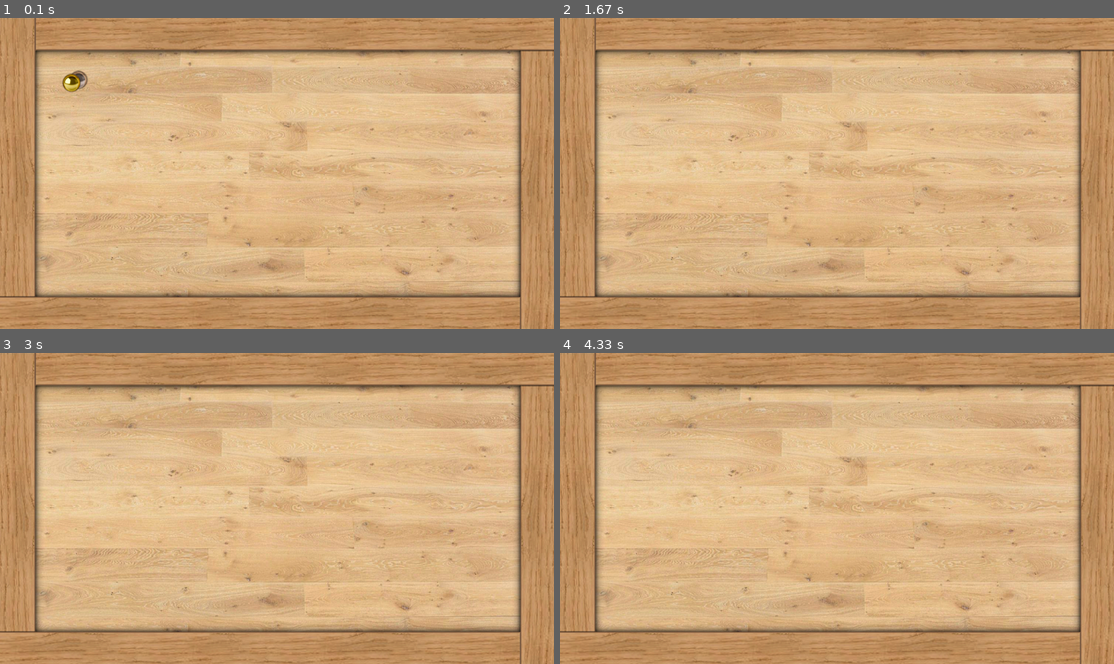
Above: before the commit, frames 1-4 (two rows, left to right).
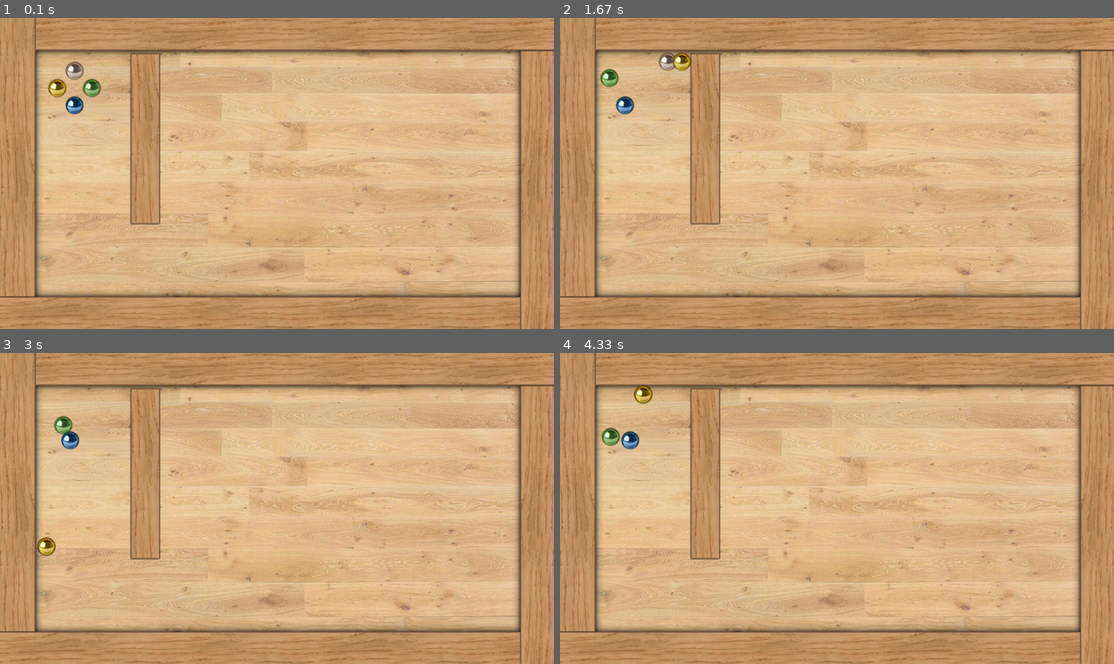
Above: after the commit, the same moments.

Repository: SavrajSian/FPGA-Maze-Game
Game: pygame game, started from pygame_test.py
Two runs of this game, one before a commit and one after it. Both use one fixed random seed, a clock stepped at 60 frames per second and the inputs below.
Inputs:
- Up to frame 1 (0.1 s): no input
- Up to frame 2 (1.67 s): hold Right 0.33-0.8 s; hold 1 0.83-1.13 s; hold Up 0.83-1.13 s; hold W 0.83-1.13 s; tap J at 0.9, 1.23, 1.57 s; tap I at 0.98 s; hold Up 1.17-1.47 s; hold W 1.17-1.47 s; tap K at 1.32 s; hold Right from 1.5 s (still down); hold D from 1.5 s (still down)
- Up to frame 3 (3 s): tap J at 1.87, 2.07, 2.37, 2.63, 2.97 s; release Right at 1.97 s; release D at 1.97 s; hold Left 2-2.53 s; hold A 2-2.53 s; tap I at 2.15 s; hold Down 2.57-2.87 s; hold S 2.57-2.87 s; tap K at 2.72 s; hold L from 2.9 s (still down); hold Left from 2.9 s (still down); hold A from 2.9 s (still down)
- Up to frame 4 (4.33 s): tap J at 3.27, 3.4, 3.7, 3.83, 4.23 s; release L at 3.3 s; release Left at 3.3 s; release A at 3.3 s; hold Left 3.33-3.73 s; hold A 3.33-3.73 s; tap I at 3.48 s; hold Up 3.77-4.13 s; hold W 3.77-4.13 s; tap K at 3.92 s; hold Right from 4.17 s (still down); hold D from 4.17 s (still down)

The runs differ from the first frame. In frame 1, 3.7% of the frame differs, in the area x 8-29%, y 11-67%; in frame 2, 3.5%; in frame 3, 3.4%; in frame 4, 3.4%.

Commit message:
boundaries began

Diff:
--- a/pygame_test.py
+++ b/pygame_test.py
@@ -1,30 +1,40 @@
-import pygame, random
+import pygame, random, math
 import numpy as np
 
 pygame.init()
 
 screen = pygame.display.set_mode((1280,720))
-pygame.display.set_caption("Tilt Labyrinth")
+pygame.display.set_caption("Tilt Labyrinth")#################
 
 bg = pygame.image.load("assets/bg.png")
 frame_shadow = pygame.image.load("assets/frame_shadow.png")
 frame = pygame.image.load("assets/frame.png")
 
-ball_sprites = [pygame.image.load("assets/ball.png"), pygame.image.load("assets/ball_y.png"),
+ball_images = [pygame.image.load("assets/ball.png"), pygame.image.load("assets/ball_y.png"),
 				pygame.image.load("assets/ball_g.png"), pygame.image.load("assets/ball_b.png")]
 
+ball_initial_pos = [[150, 100], [110, 140], [190, 140], [150, 180]]  #[X, Y]
+
 balls = [None, None, None, None]
 
 friction = 0.95
+restitution = 0.7
 dt = 0.001
 
 class Ball:
-	def __init__ (self):
+	def __init__ (self, ID):
+		self.ID = ID
 		self.acc = [0, 0]
 		self.vel = [0, 0]
-		self.pos = [random.randint(110, 130), random.randint(140, 160)]
+		self.pos = ball_initial_pos[ID]
 		self.damping = 500
-		self.sprite = ball_sprites[active_balls]
+		self.image = ball_images[ID]
+		self.rect = self.image.get_rect()
+		self.size = 40
+		self.halfsize = 20
+
+	def get_centre (self):
+		return [self.pos[0] + self.rect.center[0], self.pos[1] + self.rect.center[1]] #centre on global coords
 
 	def motion_calc (self, dt):
 		ball.vel[0] += self.acc[0]*dt/self.damping	#v = u + at
@@ -35,6 +45,77 @@
 
 		ball.pos[0] += self.vel[0]*dt
 		ball.pos[1] += self.vel[1]*dt
+
+	def frame_collision (self):
+		if self.get_centre()[0] - self.rect.center[0] < 82:		#left hitbox
+			self.pos[0] = 82
+			self.vel[0] = -self.vel[0]*restitution
+		if self.get_centre()[0] + self.rect.center[0] > 1200:	#right hitbox
+			self.pos[0] = 1157
+			self.vel[0] = -self.vel[0]*restitution
+		if self.get_centre()[1] - self.rect.center[1] < 74:		#up hitbox
+			self.pos[1] = 74
+			self.vel[1] = -self.vel[1]*restitution
+		if self.get_centre()[1] + self.rect.center[1] > 645:	#down hitbox
+			self.pos[1] = 602
+			self.vel[1] = -self.vel[1]*restitution
+
+	def block_collision (self):
+		for block in active_level.blocks:
+			if (self.get_centre()[0] + self.halfsize > block.pos[0]) and\
+			   (self.get_centre()[0] - self.halfsize < block.pos[0] + block.rect.center[0]) and\
+			   (self.get_centre()[1] + self.halfsize > block.pos[1] + 8) and\
+			   (self.get_centre()[1] - self.halfsize < block.pos[1] + block.rect.bottom - 8):	#left hitbox
+				self.pos[0] = block.pos[0] - self.size - 1
+				self.vel[0] = -self.vel[0]*restitution
+			if (self.get_centre()[0] - self.halfsize < block.pos[0] + block.rect.right) and\
+			   (self.get_centre()[0] + self.halfsize > block.pos[0] + block.rect.center[0]) and\
+			   (self.get_centre()[1] + self.halfsize > block.pos[1] + 8) and\
+			   (self.get_centre()[1] - self.halfsize < block.pos[1] + block.rect.bottom - 8):	#right hitbox
+				self.pos[0] = block.pos[0] + block.rect.right - 3
+				self.vel[0] = -self.vel[0]*restitution
+			if (self.get_centre()[0] + self.halfsize > block.pos[0] + 8) and\
+			   (self.get_centre()[0] - self.halfsize < block.pos[0] + block.rect.right - 8) and\
+			   (self.get_centre()[1] + self.halfsize > block.pos[1]) and\
+			   (self.get_centre()[1] - self.halfsize < block.pos[1] + block.rect.center[1]):	#up hitbox
+				self.pos[1] = block.pos[1] - 1
+				self.vel[1] = -self.vel[1]*restitution
+			if (self.get_centre()[0] + self.halfsize > block.pos[0] + 8) and\
+			   (self.get_centre()[0] - self.halfsize < block.pos[0] + block.rect.right - 8) and\
+			   (self.get_centre()[1] + self.halfsize > block.pos[1] + block.rect.center[1]) and\
+			   (self.get_centre()[1] - self.halfsize < block.pos[1] + block.rect.bottom):	#down hitbox
+				self.pos[1] = block.pos[1] + block.rect.bottom - 3
+				self.vel[1] = -self.vel[1]*restitution
+
+	# def ball_collision (self):
+	# 	for ball in balls:
+	# 		if ball != None:
+	# 			if ball.ID != self.ID:
+	# 				np_self = np.asarray(self.get_centre())
+	# 				np_ball = np.asarray(ball.get_centre())
+	# 				line_of_impact = np_self - np_ball
+	# 				distance = np.linalg.norm(line_of_impact) #vector magnitude
+	# 				if distance < 42:	#2 radii
+	# 					cos_alpha = np.dot(line_of_impact, np.array([1, 0]))/	\
+	# 								(np.linalg.norm(line_of_impact)*np.linalg.norm(np.array([1, 0]))) #cosine similarity between line and +1 vector
+	# 					alpha = np.arccos(np.clip(cos_alpha, -1, 1)) #vector angle
+	# 					if np_self[1] > np_ball[1]:
+	# 						alpha = -alpha		#0→-π
+	# 					ball_impact_vel = np.linalg.norm(np.asarray(ball.vel)) #Swap velocities on relevant component (new axis)
+	# 					self_vel = np.linalg.norm(np.asarray(self.vel)) #preserved momentum on irrelevant axis
+	# 					if ball.vel != [0.0, 0.0]:
+	# 						cos_theta = np.dot(ball_impact_vel, np.array([1, 0]))/	\
+	# 									(np.linalg.norm(ball_impact_vel)*np.linalg.norm(np.array([1, 0]))) #cosine similarity between velocity and +1 vector
+	# 					else: cos_theta = 0
+	# 					theta = np.arccos(np.clip(cos_theta, -1, 1)) #vector angle
+	# 					if ball.vel[1] > 0:
+	# 						theta = -theta		#0→-π
+	# 					phi = alpha - theta 	#angle between relevant impact component and velocity
+	# 					impact_velocity_rel = ball_impact_vel*np.cos(phi)	#projection of velocity onto axis
+	# 					velocity_irrel = self_vel*np.cos(phi + math.pi/2)
+	# 					final_vel = impact_velocity_rel + velocity_irrel
+	# 					self.vel = [-final_vel*np.cos(alpha), -final_vel*np.sin(alpha)]		#return to global x, y components
+
 
 def hex_to_dec (hex):
 	d = int(hex, 16)
@@ -43,11 +124,29 @@
 	else:
 		return d - 4294967296 #hFFFFFFFF+1
 
+class Level:
+	def __init__ (self, images, coords):
+		self.pairs = list(zip(images, coords))
+		self.block1 = Block(self.pairs[0][0], self.pairs[0][1])
+		self.blocks = [self.block1]
+
+
+class Block:
+	def __init__ (self, image, coords):
+		self.image = image
+		self.pos = coords
+		self.rect = self.image.get_rect()
+
 active_balls = 0
-balls[0] = Ball()
-active_balls = 1
-balls[1] = Ball()
-active_balls = 2
+for i in range(4):
+	balls[i] = Ball(i)
+	active_balls += 1
+
+block_images = [pygame.image.load("assets/block1.png")]
+level1_coords = [[300, 80]]
+
+level1 = Level(block_images, level1_coords)
+active_level = level1
 
 running = True
 
@@ -65,29 +164,52 @@
 
 	keys = pygame.key.get_pressed()
 	if keys[pygame.K_w]:
+		balls[0].acc[1] = hex_to_dec("CCCCCCCC")
+	if keys[pygame.K_s]:
+		balls[0].acc[1] = hex_to_dec("33333333")
+	if keys[pygame.K_d]:
+		balls[0].acc[0] = hex_to_dec("33333333")
+	if keys[pygame.K_a]:
 		balls[0].acc[0] = hex_to_dec("CCCCCCCC")
-	if keys[pygame.K_s]:
-		balls[0].acc[0] = hex_to_dec("33333333")
-	if keys[pygame.K_d]:
-		balls[0].acc[1] = hex_to_dec("33333333")
-	if keys[pygame.K_a]:
-		balls[0].acc[1] = hex_to_dec("CCCCCCCC")
 
 	if keys[pygame.K_UP]:
+		balls[1].acc[1] = hex_to_dec("CCCCCCCC")
+	if keys[pygame.K_DOWN]:
+		balls[1].acc[1] = hex_to_dec("33333333")
+	if keys[pygame.K_RIGHT]:
+		balls[1].acc[0] = hex_to_dec("33333333")
+	if keys[pygame.K_LEFT]:
 		balls[1].acc[0] = hex_to_dec("CCCCCCCC")
-	if keys[pygame.K_DOWN]:
-		balls[1].acc[0] = hex_to_dec("33333333")
-	if keys[pygame.K_RIGHT]:
-		balls[1].acc[1] = hex_to_dec("33333333")
-	if keys[pygame.K_LEFT]:
-		balls[1].acc[1] = hex_to_dec("CCCCCCCC")
+
+	if keys[pygame.K_i]:
+		balls[2].acc[1] = hex_to_dec("CCCCCCCC")
+	if keys[pygame.K_k]:
+		balls[2].acc[1] = hex_to_dec("33333333")
+	if keys[pygame.K_l]:
+		balls[2].acc[0] = hex_to_dec("33333333")
+	if keys[pygame.K_j]:
+		balls[2].acc[0] = hex_to_dec("CCCCCCCC")
+
+	if keys[pygame.K_KP5]:
+		balls[3].acc[1] = hex_to_dec("CCCCCCCC")
+	if keys[pygame.K_KP2]:
+		balls[3].acc[1] = hex_to_dec("33333333")
+	if keys[pygame.K_KP3]:
+		balls[3].acc[0] = hex_to_dec("33333333")
+	if keys[pygame.K_KP1]:
+		balls[3].acc[0] = hex_to_dec("CCCCCCCC")
+
+	for block in active_level.blocks:
+		screen.blit(block.image, (block.pos[0], block.pos[1]))
 
 	for ball in balls:
 		if ball != None:
 			ball.motion_calc(dt)
-			screen.blit(ball.sprite, (ball.pos[1], ball.pos[0]))
+			ball.frame_collision()
+			ball.block_collision()
+			#ball.ball_collision()
+			screen.blit(ball.image, (ball.pos[0], ball.pos[1]))
 
 	screen.blit(frame, (0, 0))
 
-
 	pygame.display.update()
Binary file added: assets/block1.png
Not shown, added: assets/edit/block1_edit.pdn
